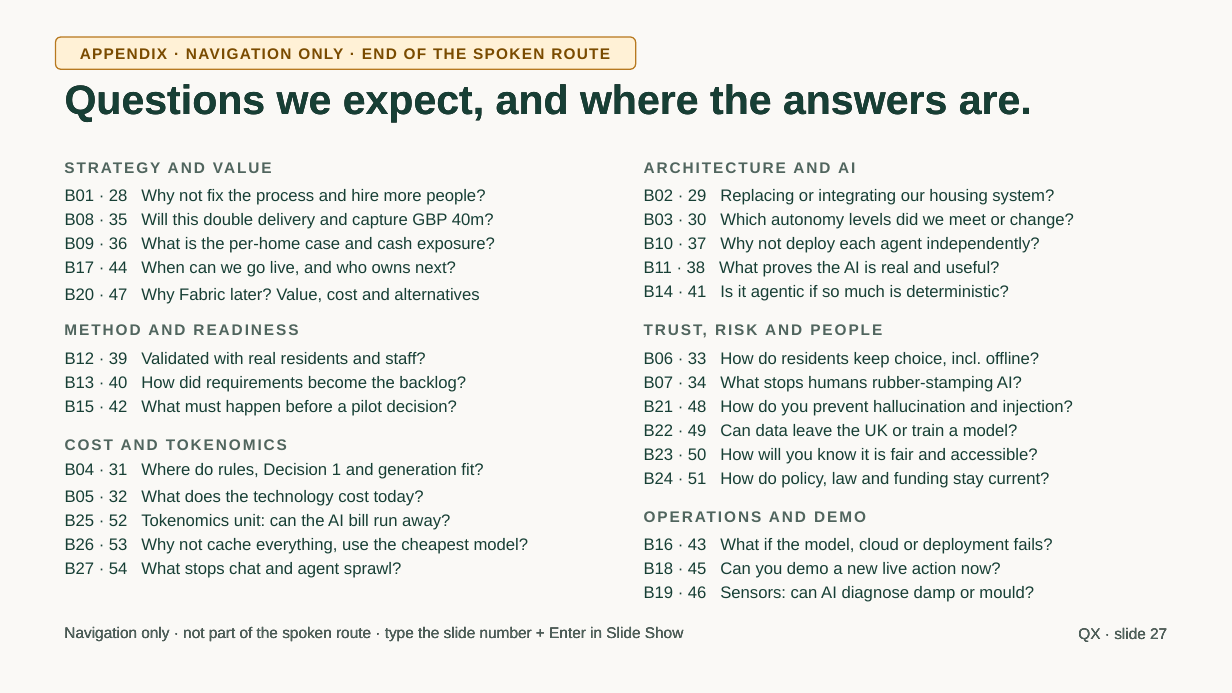
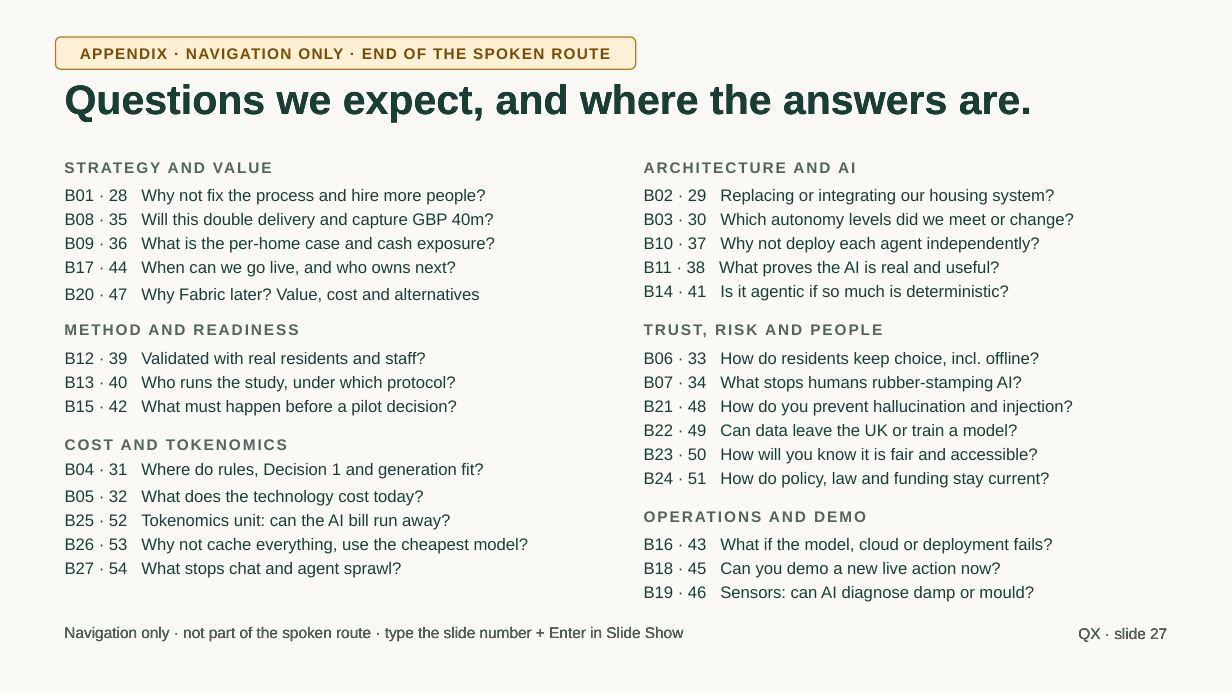
Before and after one commit to jmservera/ama, a slide deck: slide 27 of docs/capstone/deck/zava-forward-cowork-v2-draft.pptx. Drawn at 1232x693 pixels with LibreOffice and Linux fonts; fonts in the diff are those of the drawing. Boxes give left, top, right and bottom in pixels: in the first picture for what was removed or moved away, otherwise in the second. Text is boxed around its words. In the diff, an @@ line names an element or a change of style, - is before the commit and + after.

```diff
--- a/docs/capstone/deck/zava-forward-cowork-v2-draft.pptx
+++ b/docs/capstone/deck/zava-forward-cowork-v2-draft.pptx
@@ text in rectangle at (x1=65, y1=376, x2=456, y2=392): text changed @@
-B13 · 40 How did requirements become the backlog?
+B13 · 40 Who runs the study, under which protocol?
```
Also in this commit, not shown: 2 slides added, 2 slides removed, 21 other files.
